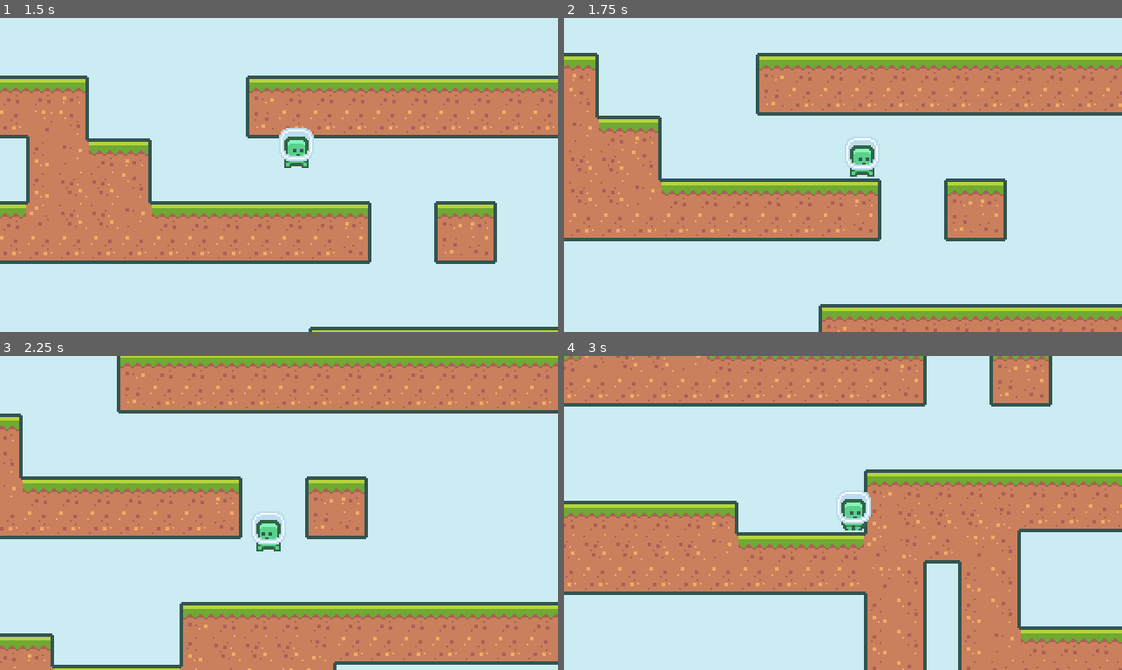
Above: before the commit, frames 1-4 (two rows, left to right).
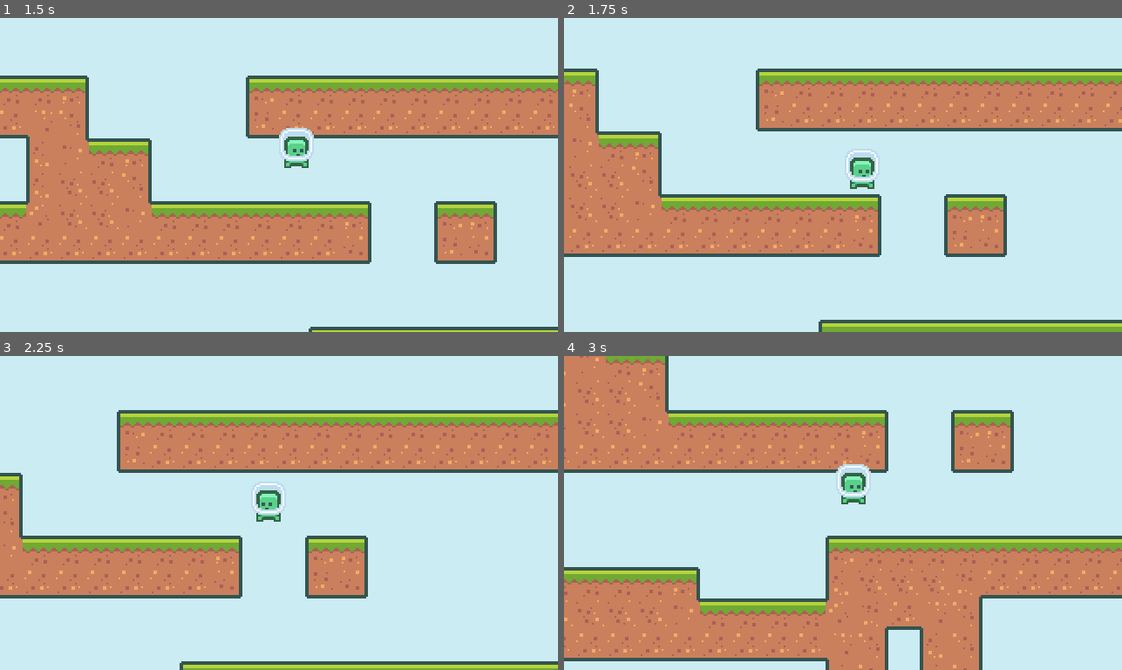
Above: after the commit, the same moments.

Repository: DirksCGM/A-Space-Encounter
Game: Godot game, scene res://scenes/Main.tscn
Two runs of this game, one before a commit and one after it. Both use one fixed random seed, a clock stepped at 60 frames per second and the inputs below.
Inputs:
- Up to frame 1 (1.5 s): hold W (jump) 0.53-1.28 s; hold D (move_right) from 0.53 s (still down); tap W (jump) at 1.35 s
- Up to frame 2 (1.75 s): keep holding D (move_right); tap W (jump) at 1.52 s
- Up to frame 3 (2.25 s): tap W (jump) at 1.82 s; release D (move_right) at 2.03 s; hold A (move_left) from 2.03 s (still down); hold W (jump) from 2.03 s (still down)
- Up to frame 4 (3 s): release A (move_left) at 2.78 s; release W (jump) at 2.78 s; hold D (move_right) from 2.78 s (still down); tap W (jump) at 2.85 s

Frame 1 is identical in both runs. In frame 2, 29% of the frame differs, in the area x 0-100%, y 11-100%; in frame 3, 66%; in frame 4, 71%, in the area x 0-100%, y 0-100%.

Commit message:
Double Jump Mechanic

Diff:
--- a/scenes/Player.gd
+++ b/scenes/Player.gd
@@ -7,6 +7,7 @@
 var hz_acceleration = 2000
 var jump_speed = 360
 var jump_termination_multiplier = 3
+var has_double_jump = false
 
 func _ready():
 	pass
@@ -38,9 +39,15 @@
 
 	# determine jump mechanics
 	# if jump nutton is pressed, allow jump and only if player is on the floor
-	# also allow jump during coyote timer period
-	if move_vector.y < 0 && (is_on_floor() || !$CoyoteTimer.is_stopped()):
+	# also allow jump during coyote timer period, along with double jump
+	if move_vector.y < 0 && (is_on_floor() || !$CoyoteTimer.is_stopped() || has_double_jump):
 		velocity.y = move_vector.y * jump_speed
+
+		# double jump off when busy jumping an double jump was used
+		if !is_on_floor() && $CoyoteTimer.is_stopped():
+			has_double_jump = false
+
+		$CoyoteTimer.stop()
 
 
 	# ###################
@@ -75,6 +82,11 @@
 	# run coyote timer at appropriate time
 	if was_on_floor && !is_on_floor():
 		$CoyoteTimer.start()
+
+	# double jump functionality
+	if is_on_floor():
+		has_double_jump = true
+
 
 	# ################
 	# Player Animation
